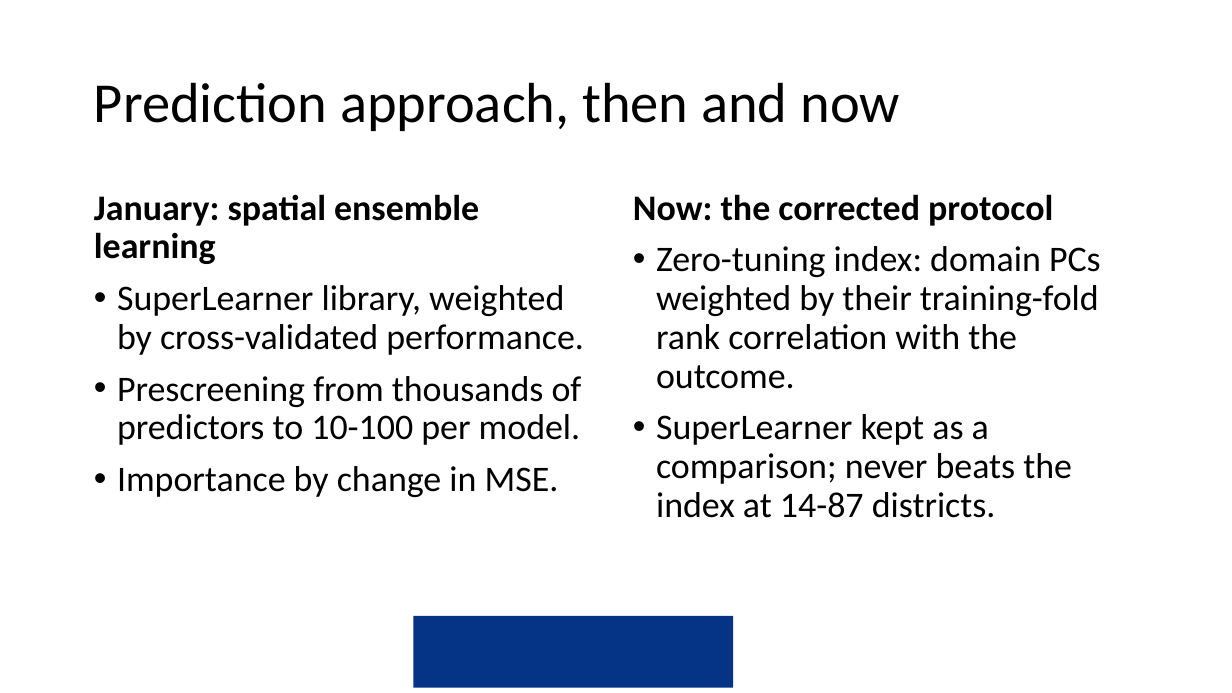
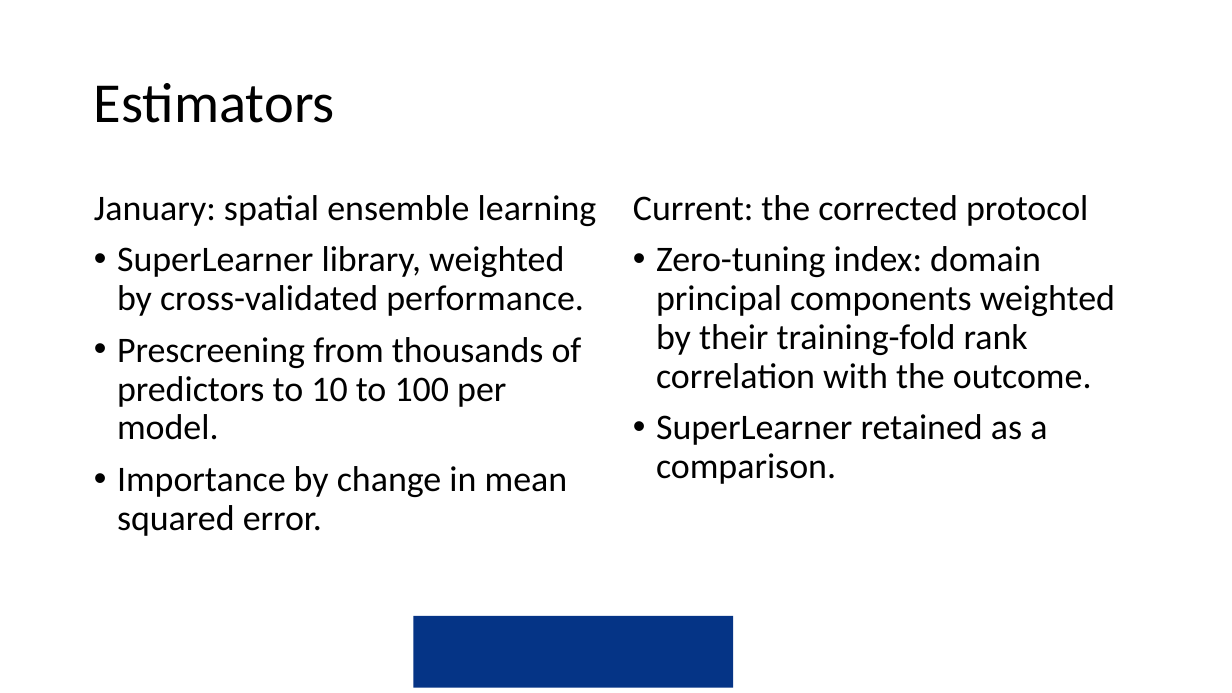
Before and after one commit to amertens/mn-prediction, a slide deck: slide 14 of docs/slides/MN-proxy-Ghana-presentation-2026-09.pptx (slide 11 before the commit). Drawn at 1232x693 pixels with LibreOffice and Linux fonts; fonts in the diff are those of the drawing; background and template pictures are left out. Boxes give left, top, right and bottom in pixels: in the first picture for what was removed or moved away, otherwise in the second. Text is boxed around its words. In the diff, an @@ line names an element or a change of style, - is before the commit and + after.

```diff
--- a/docs/slides/MN-proxy-Ghana-presentation-2026-09.pptx
+++ b/docs/slides/MN-proxy-Ghana-presentation-2026-09.pptx
@@ title at box(94, 83, 335, 123): text changed @@
-Prediction approach, then and now
+Estimators
@@ text at box(94, 195, 597, 226): bold off in "January: spatial ensemble learning" @@
@@ text at box(633, 195, 1115, 484): text changed @@
-Now: the corrected protocol
-• Zero-tuning index: domain PCs weighted by their training-fold rank correlation with the outcome.
-• SuperLearner kept as a comparison; never beats the index at 14-87 districts.
+Current: the corrected protocol
+• Zero-tuning index: domain principal components weighted by their training-fold rank correlation with the outcome.
+• SuperLearner retained as a comparison.
@@ text at box(117, 337, 582, 536): text changed @@
-• Prescreening from thousands of predictors to 10-100 per model.
-• Importance by change in MSE.
+• Prescreening from thousands of predictors to 10 to 100 per model.
+• Importance by change in mean squared error.
```
Also in this commit, not shown: 19 other slides changed, 30 slides added, 20 slides removed, 7 other files.
